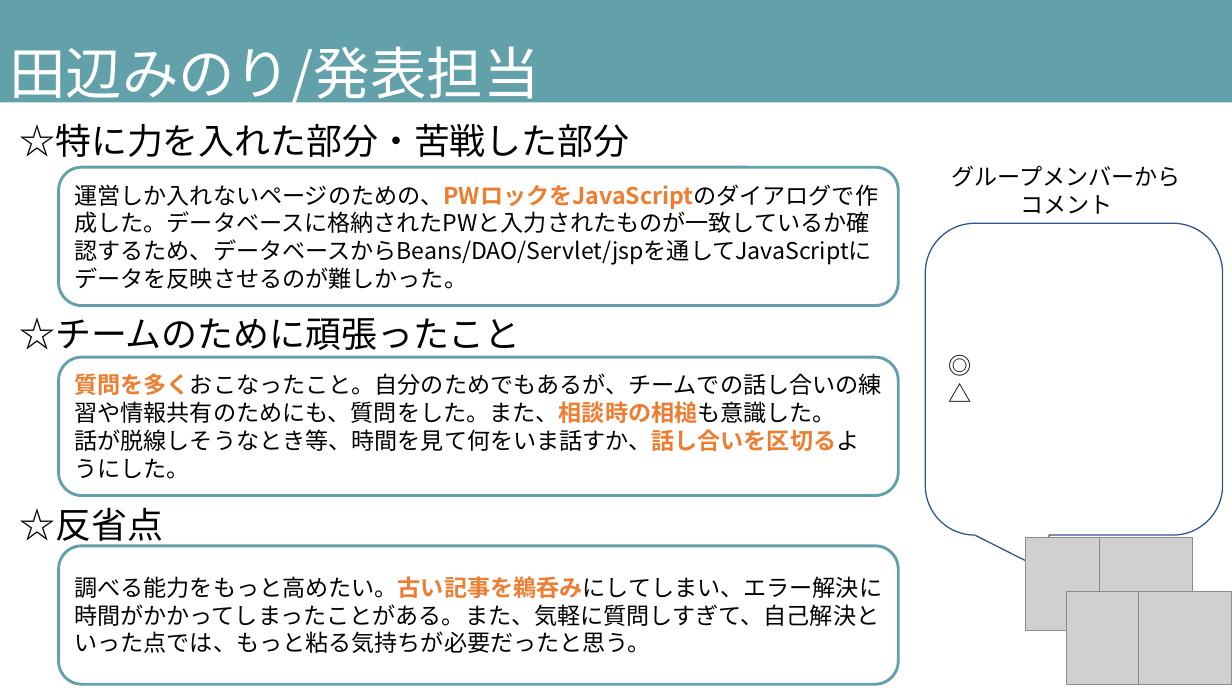
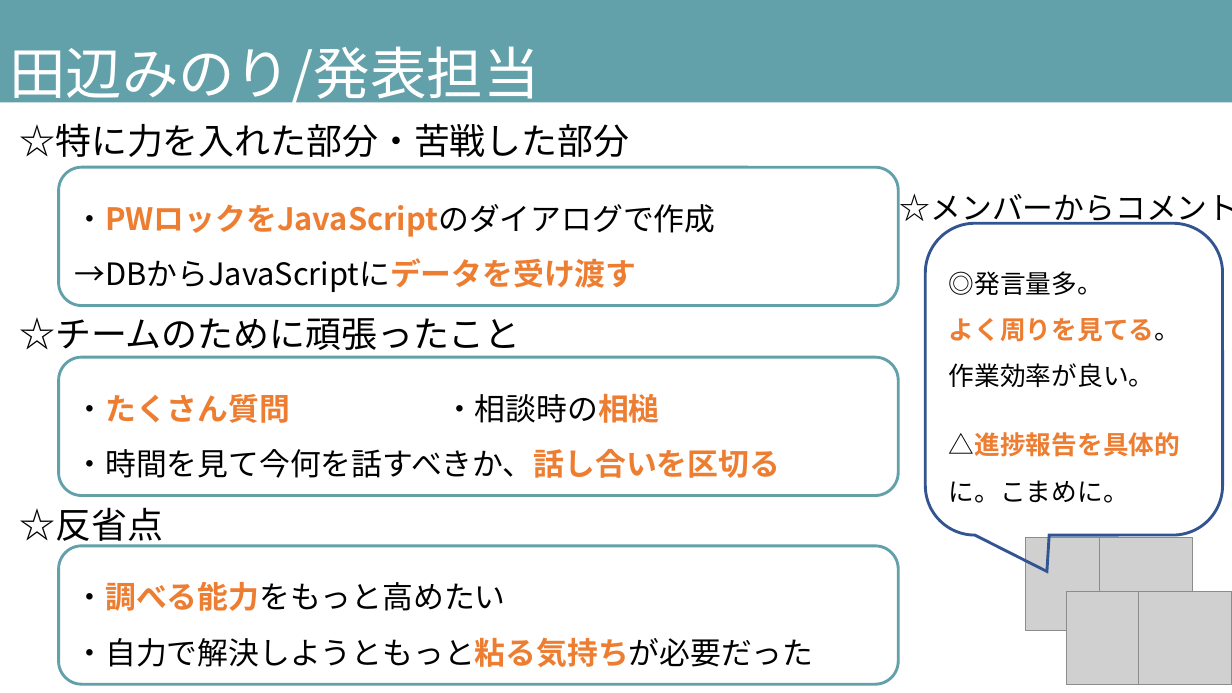
Before and after one commit to DOJO-2021/B-3, a slide deck: slide 20 of documents/発表スライド_ビーチサンダル.pptx (slide 19 before the commit). Drawn at 1232x693 pixels with LibreOffice and Linux fonts; fonts in the diff are those of the drawing; grey boxes stand for pictures. Boxes give left, top, right and bottom in pixels: in the first picture for what was removed or moved away, otherwise in the second. Text is boxed around its words. In the diff, an @@ line names an element or a change of style, - is before the commit and + after.

```diff
--- a/documents/発表スライド_ビーチサンダル.pptx
+++ b/documents/発表スライド_ビーチサンダル.pptx
@@ text in rounded rectangle at <box>74,204,715,292</box>: text changed; size 18 to 24 pt @@
-運営しか入れないページのための、PWロックをJavaScriptのダイアログで作成した。データベースに格納されたPWと入力されたものが一致しているか確認するため、データベースからBeans/DAO/Servlet/jspを通してJavaScriptにデータを反映させるのが難しかった。
+・PWロックをJavaScriptのダイアログで作成
+→DBからJavaScriptにデータを受け渡す
@@ text at <box>900,194,1232,228</box>: text changed; size 18 to 24 pt @@
-グループメンバーからコメント
+☆メンバーからコメント
@@ rounded speech box "◎発言量多。" at <box>925,224,1223,535</box>: outline #325491 1 pt to #325491 2.25 pt @@
@@ text in rounded speech box at <box>949,271,1180,503</box>: text changed; size 18 to 20 pt @@
-◎
-△
+◎発言量多。
+よく周りを見てる。
+作業効率が良い。
+△進捗報告を具体的に。こまめに。
@@ text in rounded rectangle at <box>74,394,780,478</box>: text changed; size 18 to 24 pt @@
-質問を多くおこなったこと。自分のためでもあるが、チームでの話し合いの練習や情報共有のためにも、質問をした。また、相談時の相槌も意識した。
-話が脱線しそうなとき等、時間を見て何をいま話すか、話し合いを区切るようにした。
+・たくさん質問 ・相談時の相槌
+・時間を見て今何を話すべきか、話し合いを区切る
@@ text in rounded rectangle at <box>74,582,813,667</box>: text changed; size 18 to 24 pt @@
-調べる能力をもっと高めたい。古い記事を鵜呑みにしてしまい、エラー解決に時間がかかってしまったことがある。また、気軽に質問しすぎて、自己解決といった点では、もっと粘る気持ちが必要だったと思う。
+・調べる能力をもっと高めたい
+・自力で解決しようともっと粘る気持ちが必要だった
```
Also in this commit, not shown: 9 other slides changed, 2 slides added, 4 other files.
